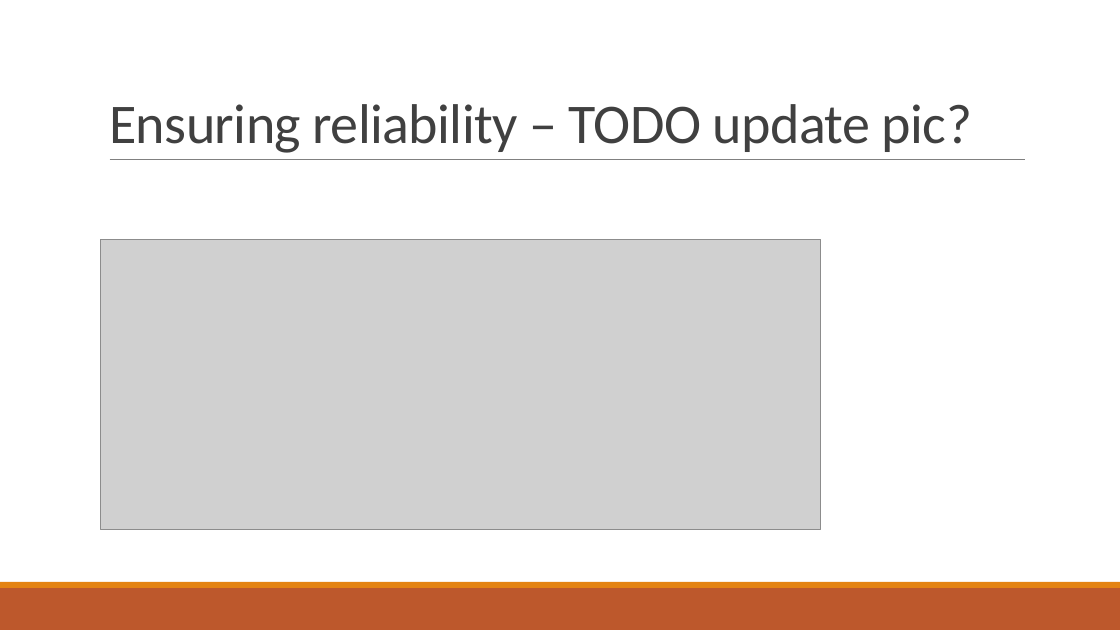
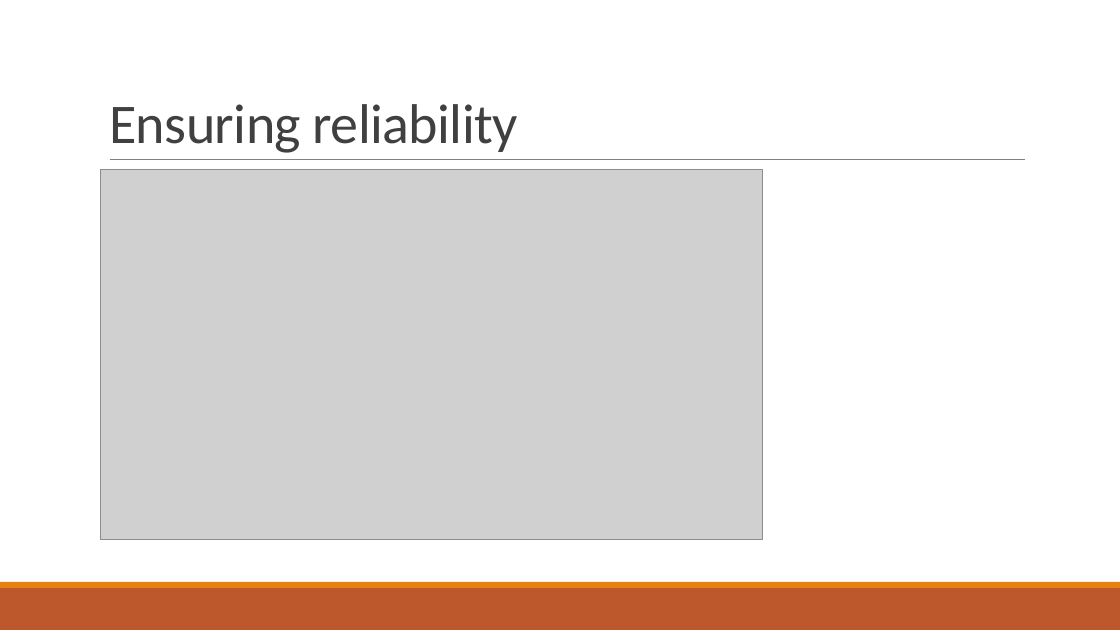
Before and after one commit to PStahl/master_thesis, a slide deck: slide 14 of presentation/presentation2.pptx. Drawn at 1120x630 pixels with LibreOffice and Linux fonts; fonts in the diff are those of the drawing; grey boxes stand for pictures. Boxes give left, top, right and bottom in pixels: in the first picture for what was removed or moved away, otherwise in the second. Text is boxed around its words. In the diff, an @@ line names an element or a change of style, - is before the commit and + after.

```diff
--- a/presentation/presentation2.pptx
+++ b/presentation/presentation2.pptx
@@ title at bbox=[109, 104, 518, 153]: text changed @@
-Ensuring reliability – TODO update pic?
+Ensuring reliability
@@ picture: place and size @@
-picture at bbox=[101, 239, 821, 530]
+picture at bbox=[101, 170, 762, 539]
```
Also in this commit, not shown: 16 other slides changed.
